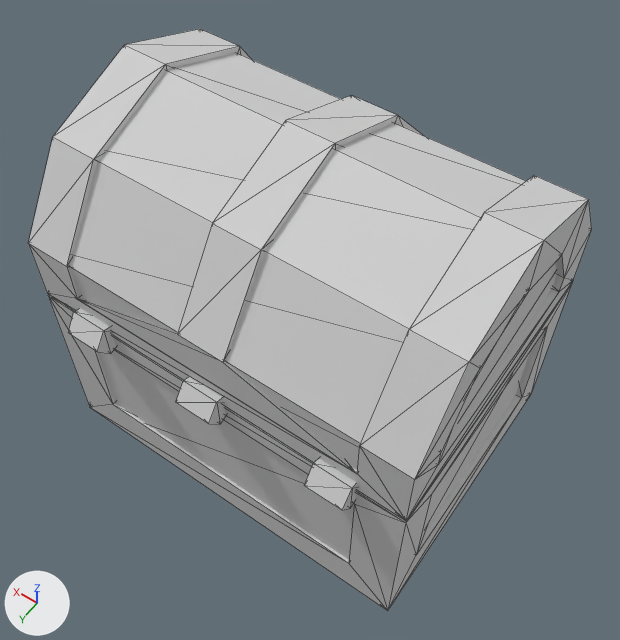
One commit to the glTF model assets/models/storage/TreasureChest.glb: the scene before it, then after it.
Before and after are seen from a 50 mm camera at (-0.596, 0.834, 1.343) aimed at (-0.026, 0.035, 0.089). The axes (+X, +Y, +Z) are drawn at lower left. The lights are the same throughout. The picture after the commit comes second. Mesh edges are drawn as thin lines. Where no turn or scale is listed for an object, it has been applied to the vertices.

The older version as bpy lines, for what is in view:
```python
mat_storage_diffuse = principled_material('Storage_DIffuse')
mat_storage_diffuse.base_color = (0.64, 0.64, 0.64)  # light grey #d1d1d1
mat_storage_diffuse.roughness = 0.888
me_treasurechest_mesh_mesh = bpy.data.meshes.new('TreasureChest_mesh-mesh')
me_treasurechest_mesh_mesh.from_pydata(...)  # 188 vertices, 360 faces; spans x -0.388..0.381, y -0.328..0.332, z -0.255..0.494
me_treasurechest_mesh_mesh.materials.append(mat_storage_diffuse)  # light grey #d1d1d1
ob_treasurechest_mesh = bpy.data.objects.new('TreasureChest_mesh', me_treasurechest_mesh_mesh)
ob_treasurechest_mesh.location = (0.0, 0.0, 0.0)
```
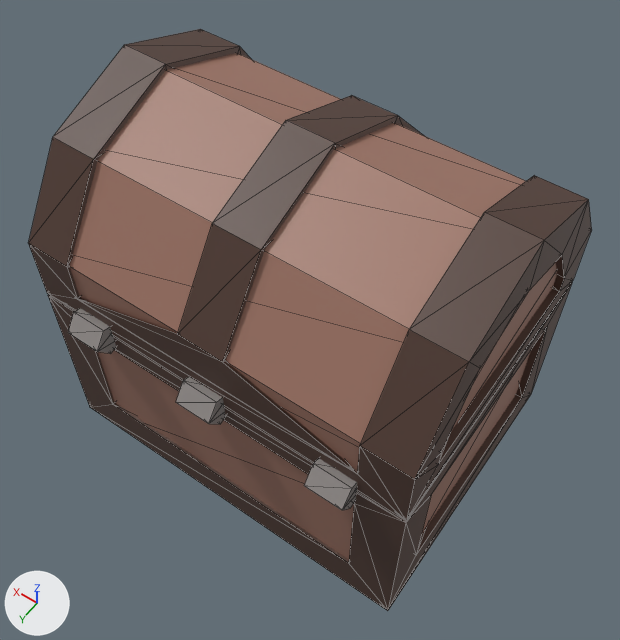
Where the newer file only moved an object's origin or applied its transform, the numbers keep the older frame.

Pixel boxes [x1, y1, x2, y2] of what changed, in the pictures (620 x 640 px):
'TreasureChest_mesh', surface changed (light grey to brown)
    both: [28, 29, 592, 611]

Edits to the bpy script that builds the scene:
```text
Add img_palette_green:
    img_palette_green = load_image('Palette_Green', '_unpacked/Palette_Green', 12, 12, 'sRGB')
Change mat_storage_diffuse:
    remove mat_storage_diffuse.base_color = (0.64, 0.64, 0.64)  # light grey #d1d1d1
    mat_storage_diffuse.roughness: 0.888 -> 0.5
    add mat_storage_diffuse.texture = img_palette_green
```
